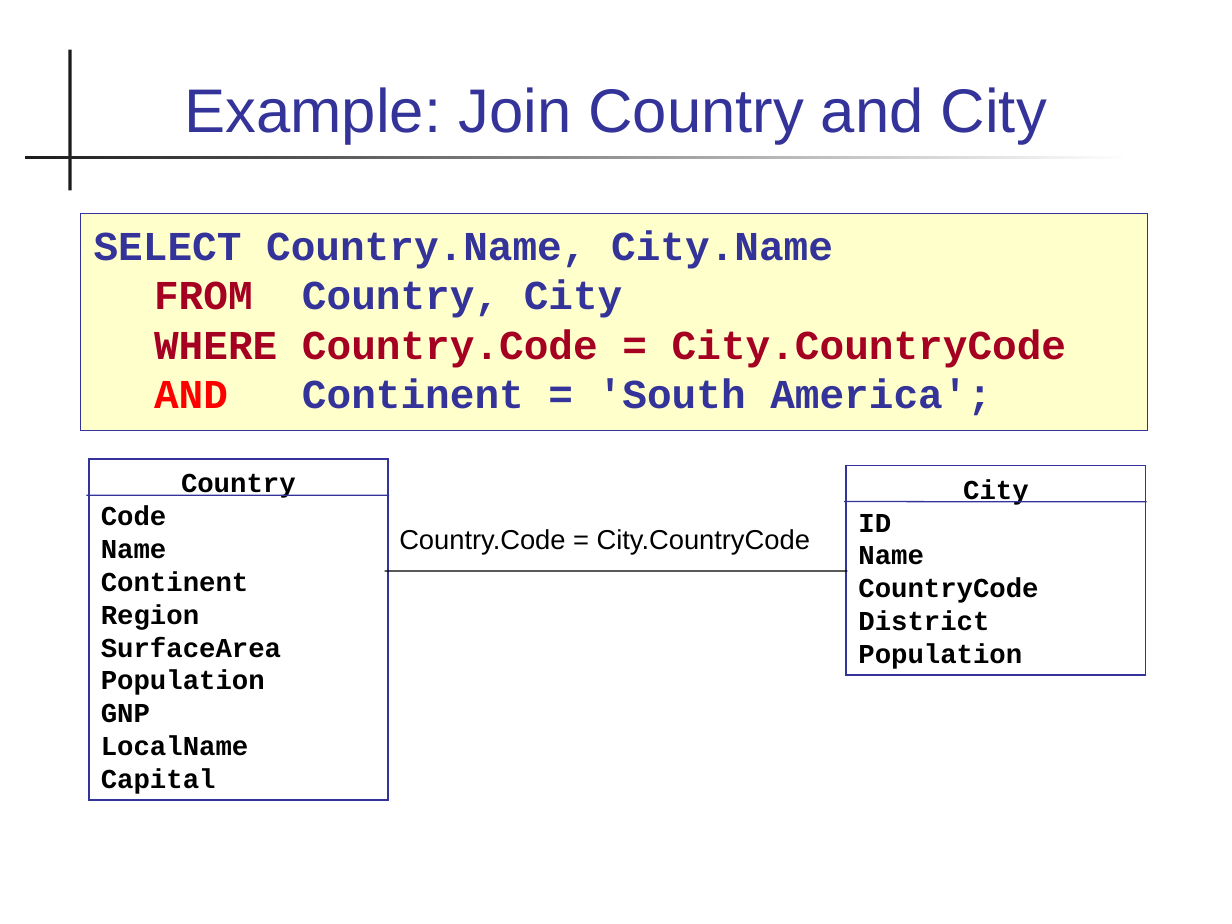
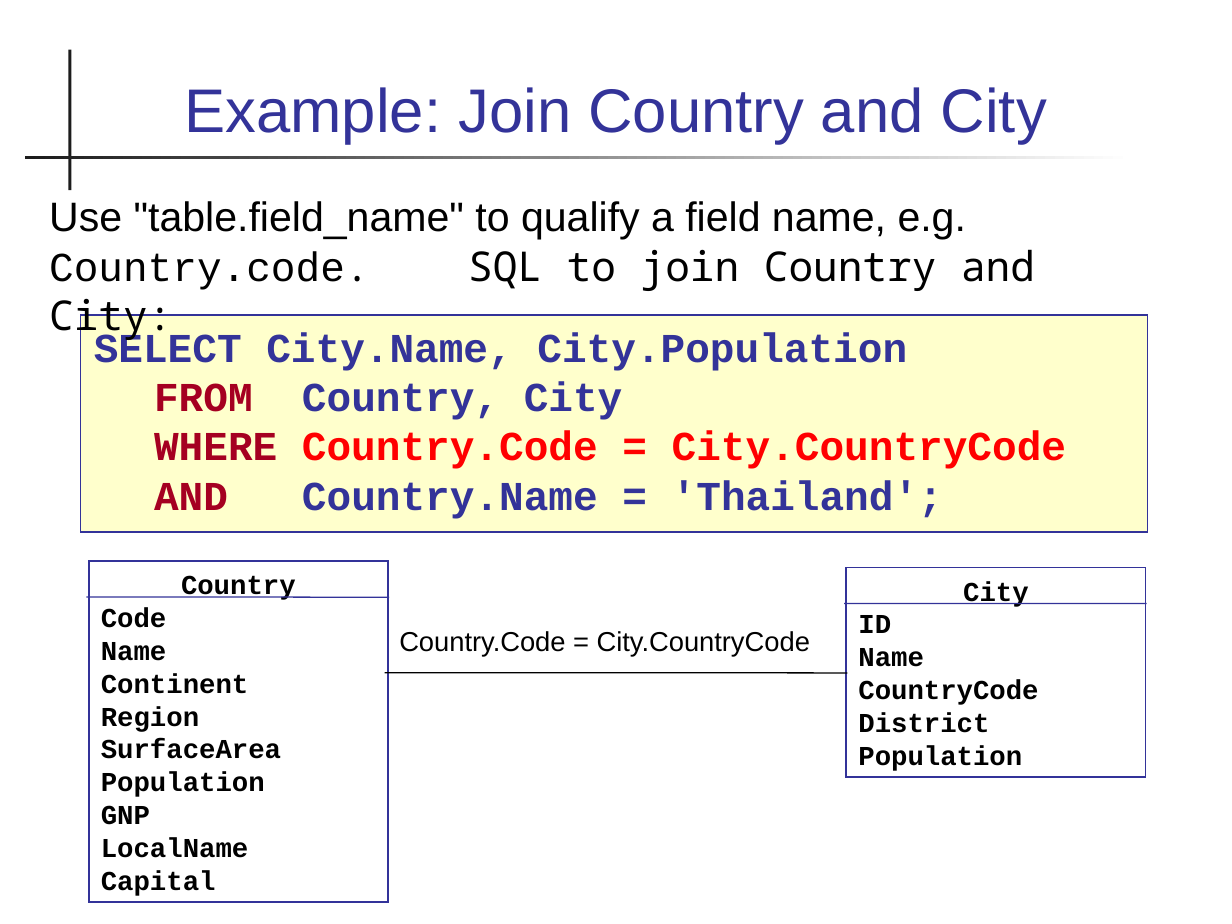
Before and after one commit to cpske/ISP, a slide deck: slide 10 of database/Database-Basics.ppt. Drawn at 1232x924 pixels with LibreOffice and Linux fonts; fonts in the diff are those of the drawing. Boxes give left, top, right and bottom in pixels: in the first picture for what was removed or moved away, otherwise in the second. Text is boxed around its words. In the diff, an @@ line names an element or a change of style, - is before the commit and + after.

```diff
--- a/database/Database-Basics.ppt
+++ b/database/Database-Basics.ppt
@@ text added at [49,201,1035,291], 24 pt, text #000000 @@
+Use "table.field_name" to qualify a field name, e.g. Country.code. SQL to join Country and City:
@@ 2 rectangles, 2 texts: place and size @@
-2 rectangles, 2 texts at [80,213,1147,801]
+2 rectangles, 2 texts at [80,315,1147,902]
@@ text at [94,332,1066,519]: text changed @@
-SELECT Country.Name, City.Name
-FROM Country, City
-WHERE Country.Code = City.CountryCode
-AND Continent = 'South America';
+SELECT City.Name, City.Population
+FROM Country, City
+WHERE Country.Code = City.CountryCode
+AND Country.Name = 'Thailand';
@@ 3 lines: place and size @@
-3 lines at [87,495,1146,572]
+3 lines at [87,598,1146,673]
```
Also in this commit, not shown: 5 other slides changed, 2 slides added, 1 slide removed, 2 other files.
